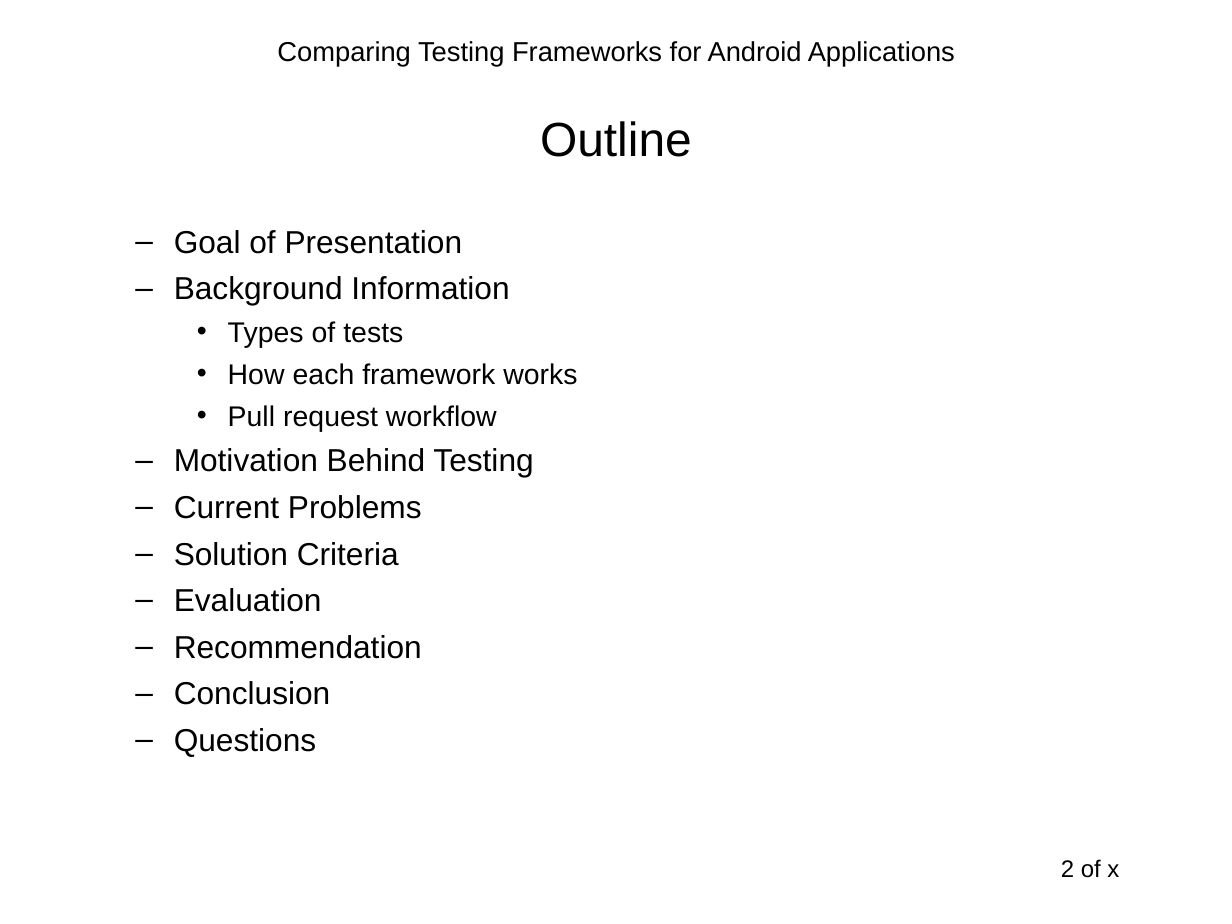
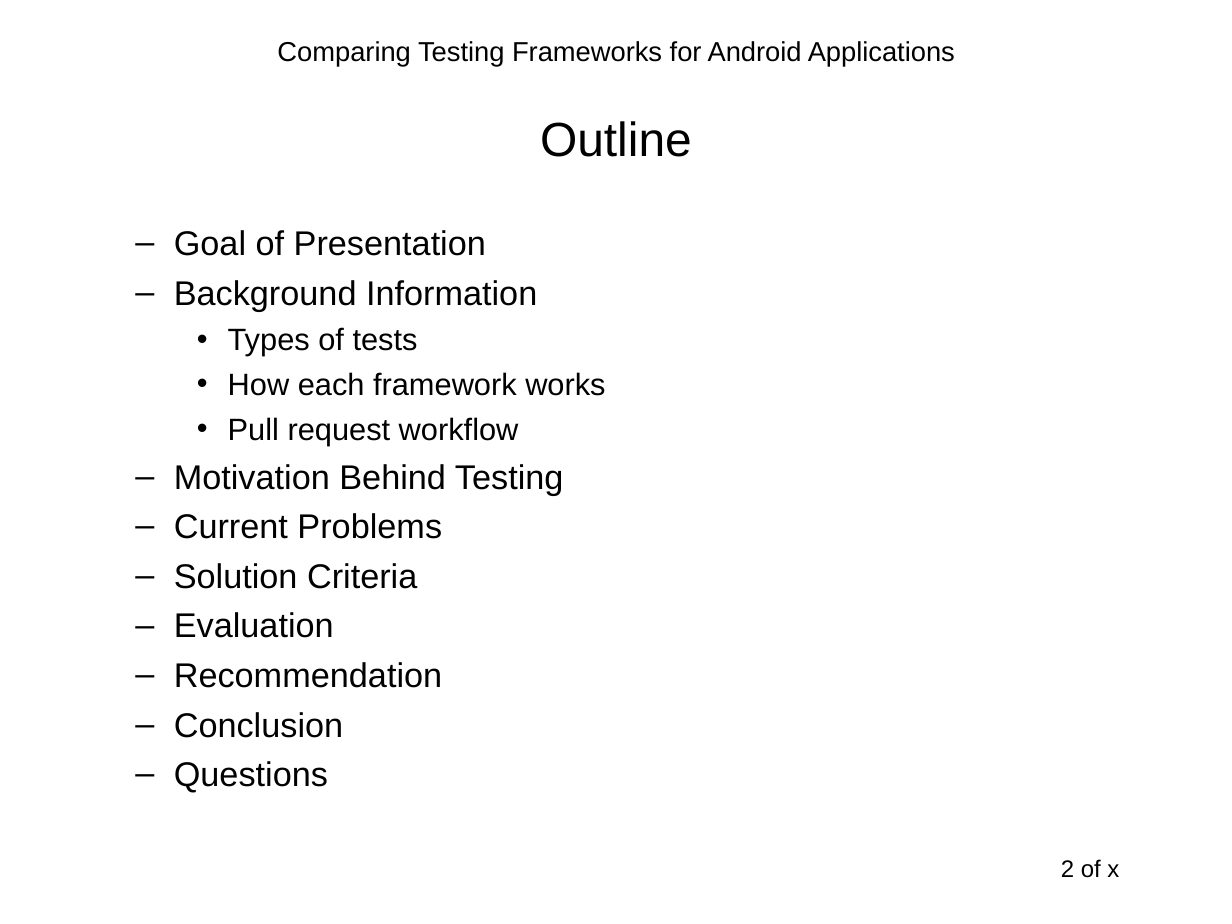
Before and after one commit to sahiljain/tpm, a slide deck: slide 2 of s44jain_tpm.ppt. Drawn at 1232x924 pixels with LibreOffice and Linux fonts; fonts in the diff are those of the drawing. Boxes give left, top, right and bottom in pixels: in the first picture for what was removed or moved away, otherwise in the second. Text is boxed around its words. In the diff, an @@ line names an element or a change of style, - is before the commit and + after.

```diff
--- a/s44jain_tpm.ppt
+++ b/s44jain_tpm.ppt
@@ text "Goal of Presentation" at [174, 230, 605, 793]: size 18.5 to 20 pt in "Goal of Presentation", "Background Information", "Motivation Behind Testing", "Current Problems" and 5 more places; size 16.6 to 18 pt in "Types of tests", "How each framework works", "Pull request workflow" @@
```
Also in this commit, not shown: 7 other slides changed, 4 slides added, 1 slide removed.
